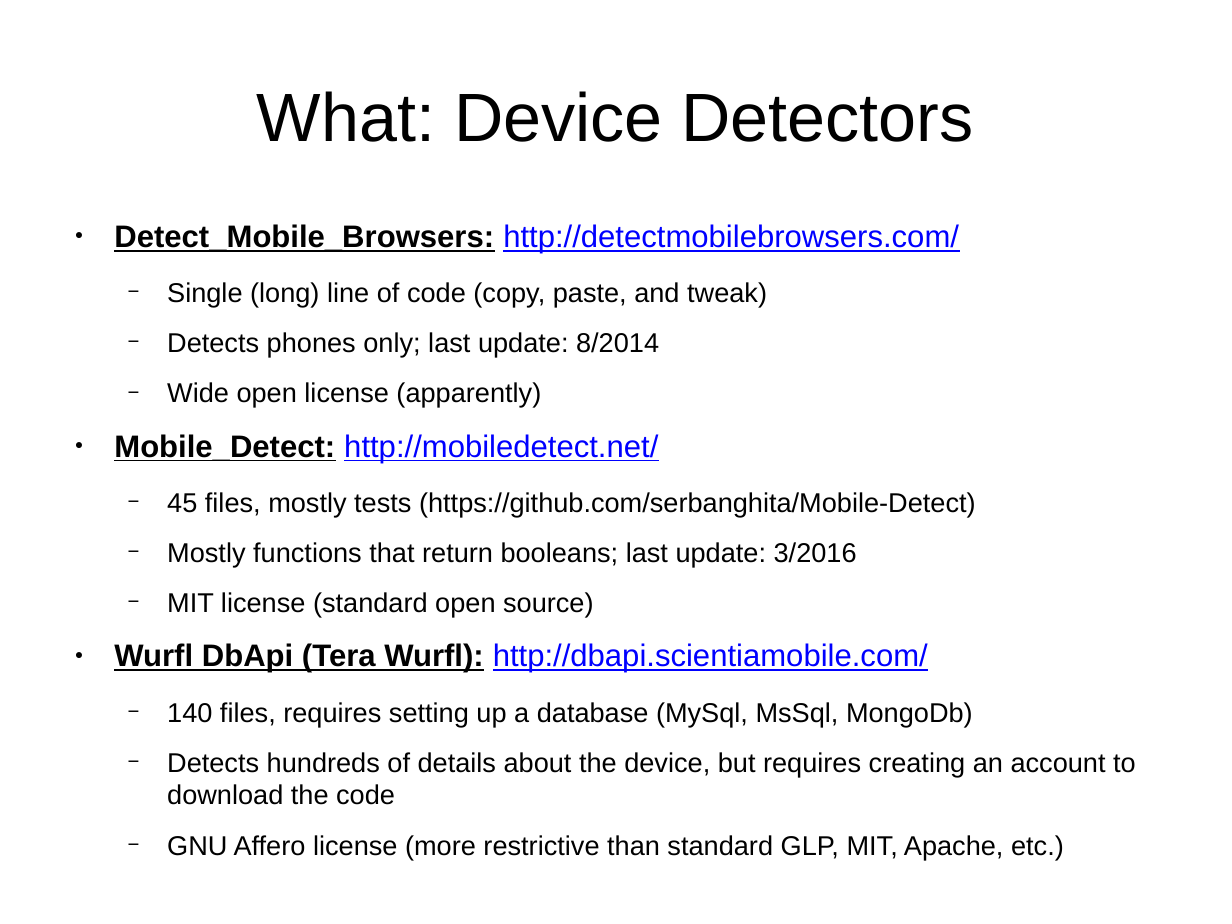
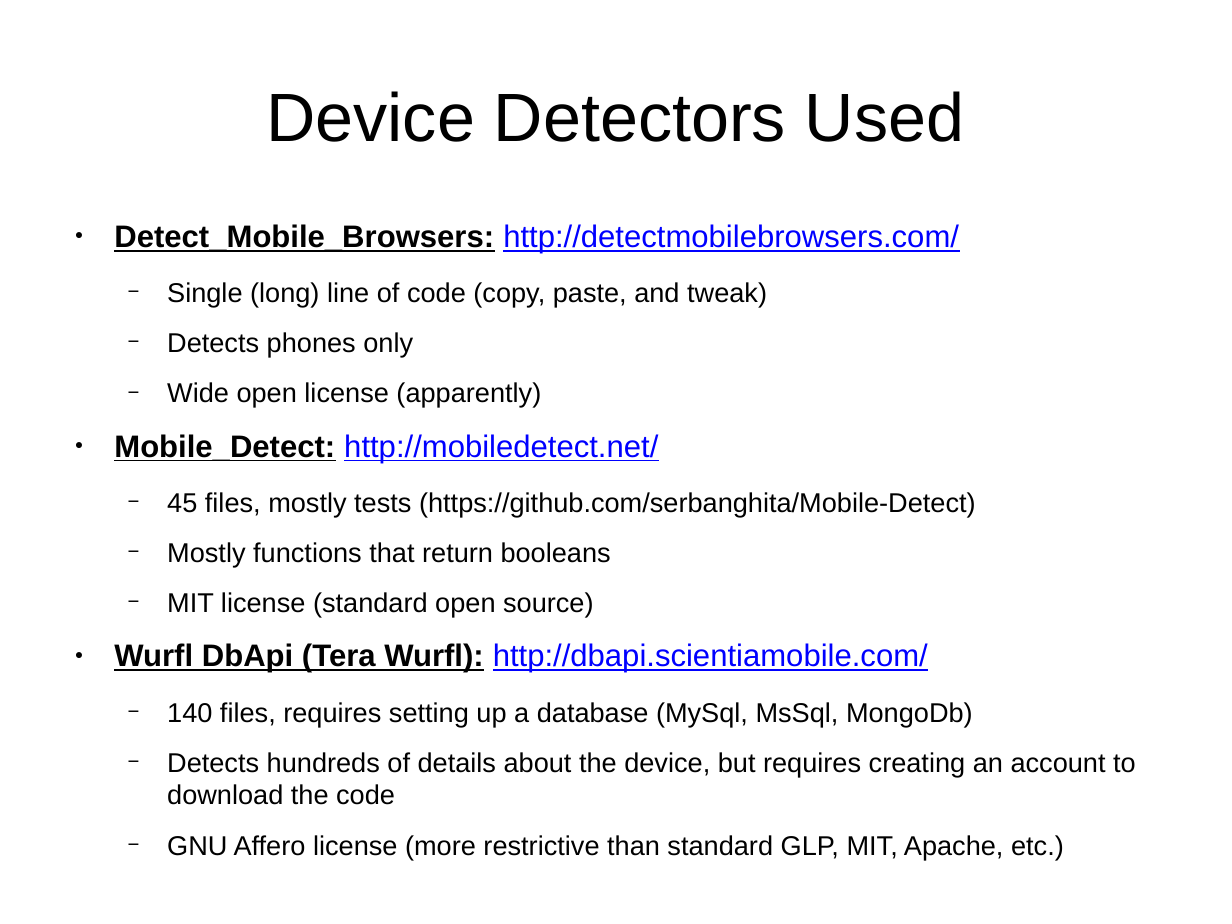
Before and after one commit to tomwhartung/jmws_accoutrements, a slide deck: slide 9 of presentations/2016_07-Drupal/9-slides.odp. Drawn at 1232x924 pixels with LibreOffice and Linux fonts; fonts in the diff are those of the drawing. Boxes give left, top, right and bottom in pixels: in the first picture for what was removed or moved away, otherwise in the second. Text is boxed around its words. In the diff, an @@ line names an element or a change of style, - is before the commit and + after.

```diff
--- a/presentations/2016_07-Drupal/9-slides.odp
+++ b/presentations/2016_07-Drupal/9-slides.odp
@@ title at (266, 91, 964, 142): text changed @@
-What: Device Detectors
+Device Detectors Used
@@ text at (167, 332, 413, 357): text changed @@
-  − Detects phones only; last update: 8/2014
+  − Detects phones only
@@ text at (167, 542, 611, 567): text changed @@
-  − Mostly functions that return booleans; last update: 3/2016
+  − Mostly functions that return booleans
```
Also in this commit, not shown: 10 other slides changed, 2 slides removed.
